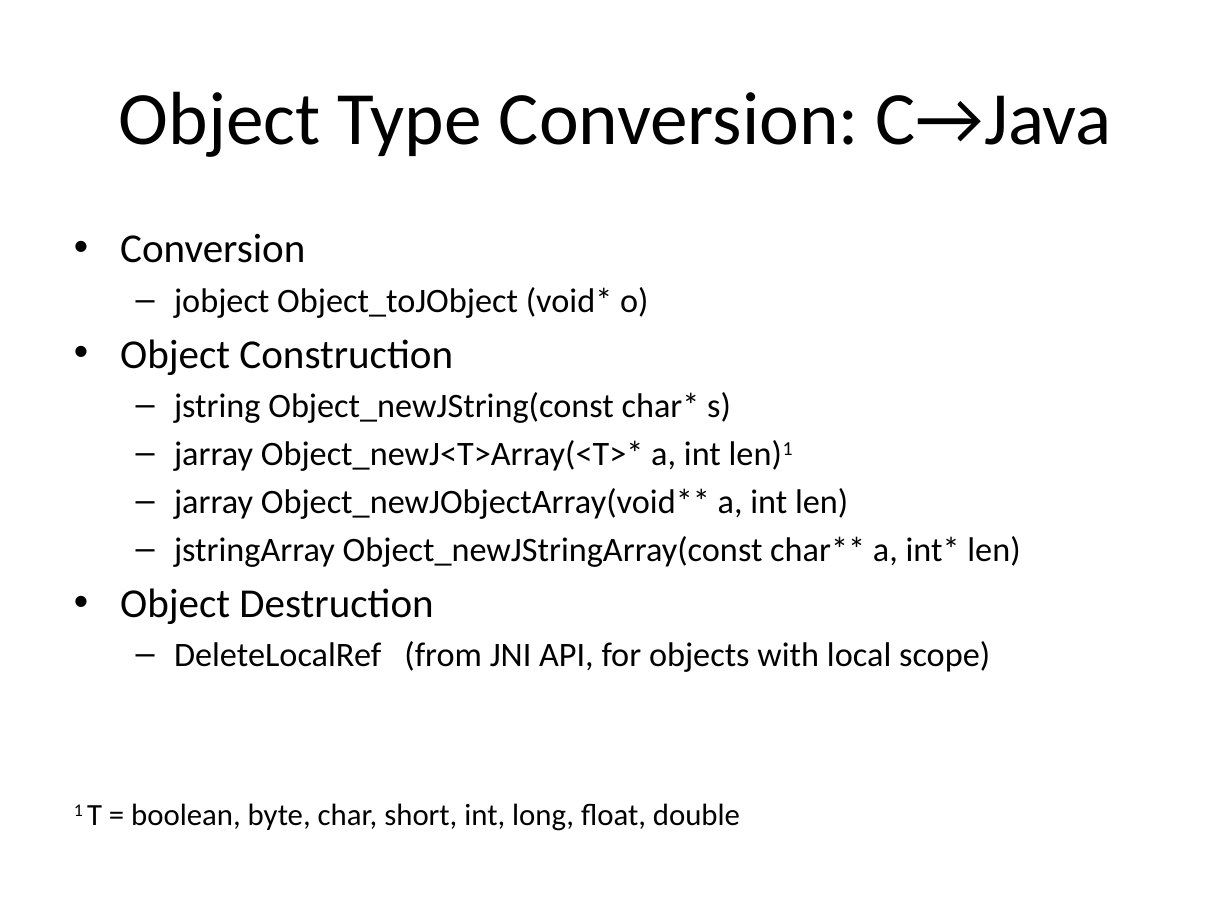
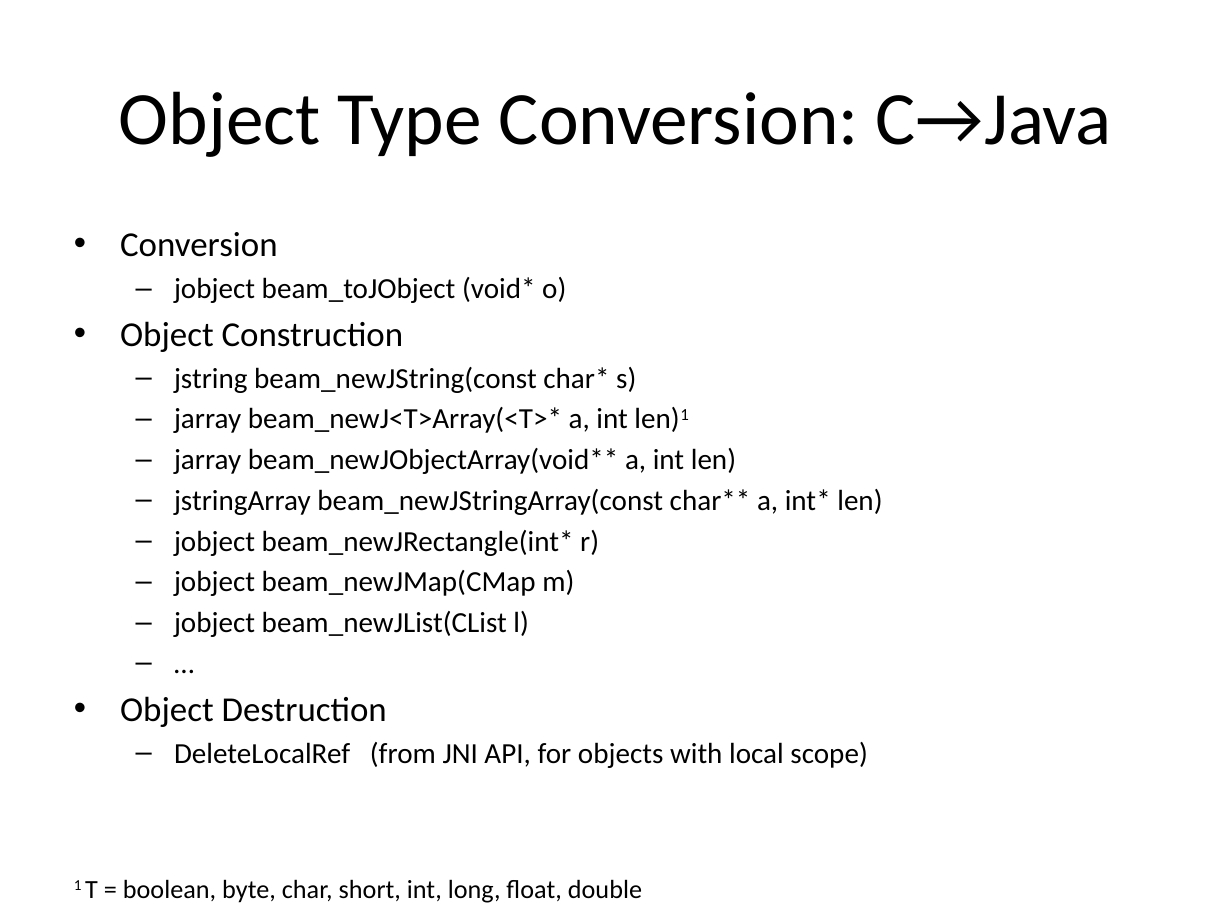
Before and after one commit to bcdev/beam-extapi, a slide deck: slide 15 of docs/beam-extapi.pptx. Drawn at 1232x924 pixels with LibreOffice and Linux fonts; fonts in the diff are those of the drawing. Boxes give left, top, right and bottom in pixels: in the first picture for what was removed or moved away, otherwise in the second. Text is boxed around its words. In the diff, an @@ line names an element or a change of style, - is before the commit and + after.

Commit message:
updated with overview of conversion functions

```diff
--- a/docs/beam-extapi.pptx
+++ b/docs/beam-extapi.pptx
@@ text at [74, 232, 867, 903]: size 24 to 20.4 pt in "Conversion", "Object Construction", "Object Destruction"; size 20 to 17 pt in "DeleteLocalRef (from JNI API, for objects with ..."; size 18 to 15.3 pt in "1 T = boolean, byte, char, short, ..." @@
@@ text at [174, 277, 566, 303]: text changed; size 20 to 17 pt @@
-  – jobject Object_toJObject (void* o)
+  – jobject beam_toJObject (void* o)
@@ text at [174, 367, 882, 637]: text changed; size 20 to 17 pt @@
-  – jstring Object_newJString(const char* s)
-  – jarray Object_newJ<T>Array(<T>* a, int len)1
-  – jarray Object_newJObjectArray(void** a, int len)
-  – jstringArray Object_newJStringArray(const char** a, int* len)
+  – jstring beam_newJString(const char* s)
+  – jarray beam_newJ<T>Array(<T>* a, int len)1
+  – jarray beam_newJObjectArray(void** a, int len)
+  – jstringArray beam_newJStringArray(const char** a, int* len)
+  – jobject beam_newJRectangle(int* r)
+  – jobject beam_newJMap(CMap m)
+  – jobject beam_newJList(CList l)
+  – …
```
Also in this commit, not shown: 5 other slides changed.
